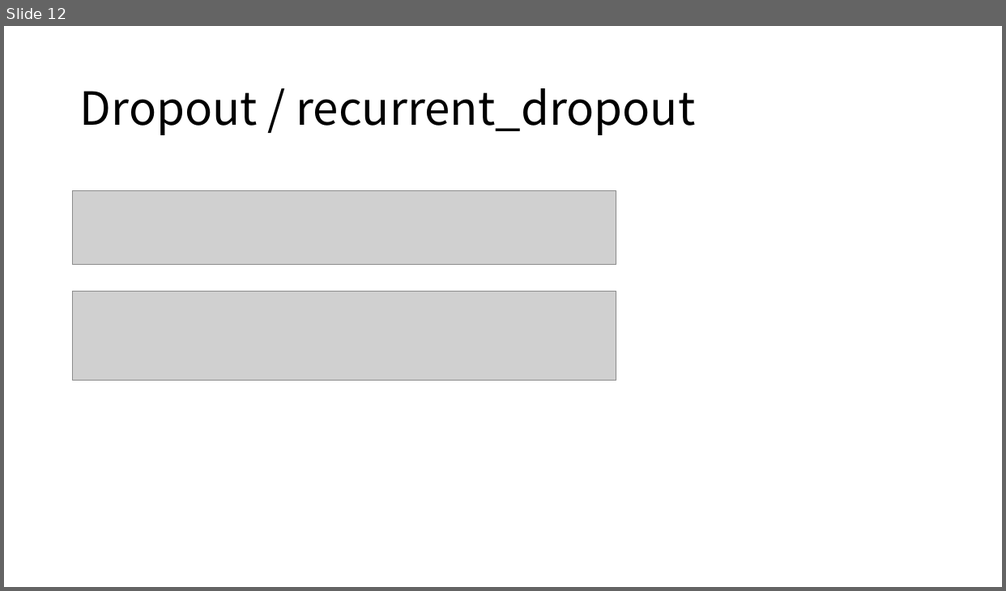
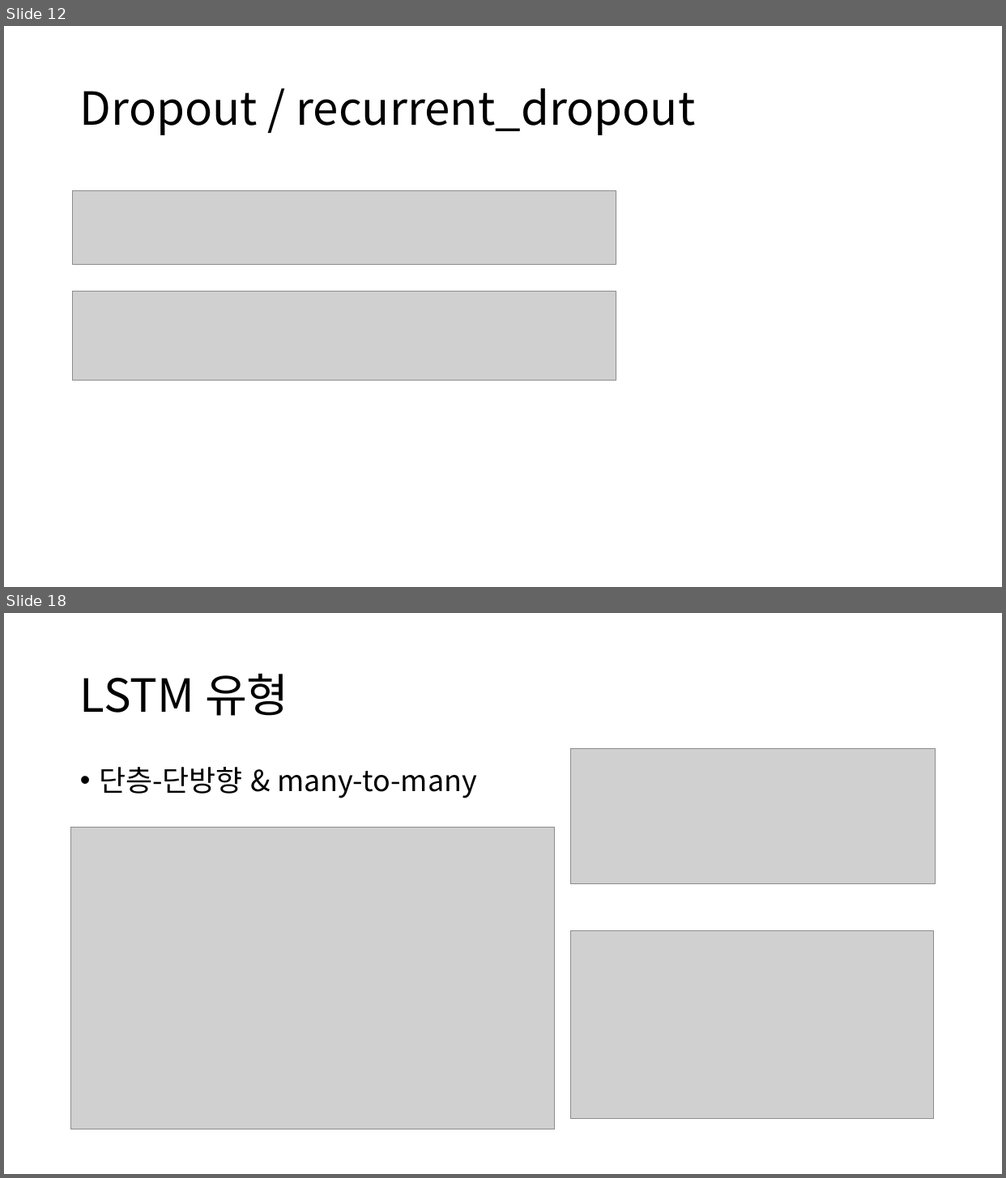
Before and after one commit to 201411094/tensorflowStudy, a slide deck: TensorFlow Beginner 공부.pptx. Shown one above the other, each under a label of ours: slide 12 before the commit, slides 12 and 18 after it; the slides between them are not shown. The pictures are 1006x591 and 1006x1178 pixels, drawn with LibreOffice and Linux fonts; fonts in the diff are those of the drawing; grey boxes stand for pictures. Boxes give left, top, right and bottom in pixels: in the first picture for what was removed or moved away, otherwise in the second. Text is boxed around its words. In the diff, an @@ line names an element or a change of style, - is before the commit and + after.

```diff
--- a/TensorFlow Beginner 공부.pptx
+++ b/TensorFlow Beginner 공부.pptx
@@ slide 18 added at (4, 613, 1002, 1174), background #FFFFFF @@
@@ title added at (80, 674, 289, 716), 44 pt, text #000000 @@
+LSTM 유형
@@ picture added at (571, 748, 935, 884) @@
@@ text added at (99, 767, 477, 798), 28 pt, text #000000 @@
+• 단층-단방향 & many-to-many
@@ picture added at (71, 827, 555, 1130) @@
@@ picture added at (571, 931, 933, 1118) @@
```
Also in this commit, not shown: 8 other slides added, 1 other file.
